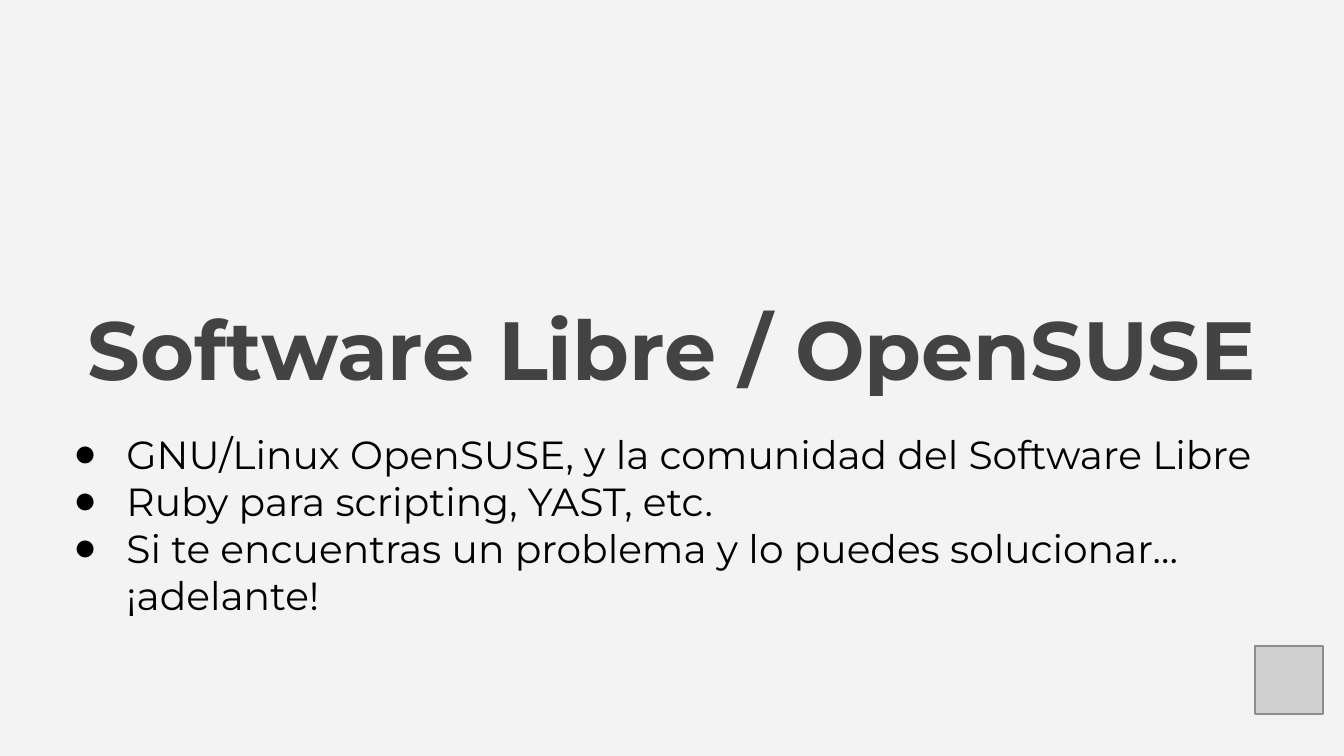
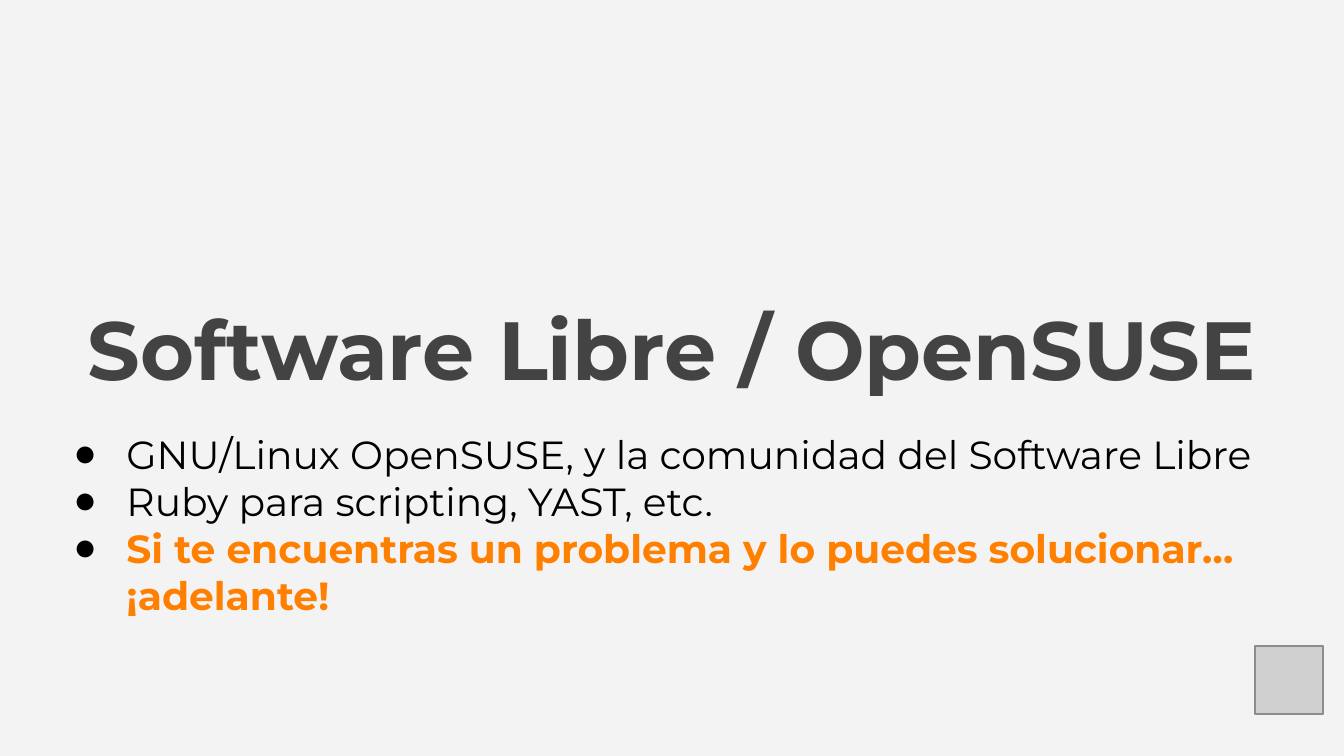
Before and after one commit to dvarrui/charlas, a slide deck: slide 13 of teuton/rubysur.2608/20260819-teuton-rubysur.odp. Drawn at 1344x756 pixels with LibreOffice and Linux fonts; fonts in the diff are those of the drawing; grey boxes stand for pictures. Boxes give left, top, right and bottom in pixels: in the first picture for what was removed or moved away, otherwise in the second. Text is boxed around its words. In the diff, an @@ line names an element or a change of style, - is before the commit and + after.

```diff
--- a/teuton/rubysur.2608/20260819-teuton-rubysur.odp
+++ b/teuton/rubysur.2608/20260819-teuton-rubysur.odp
@@ subtitle at <box>126,532,1234,616</box>: text colour #000000 to #FF8000, bold on in "Si te encuentras un problema y lo ..." @@
```
Also in this commit, not shown: 5 other slides changed, 1 slide added.
